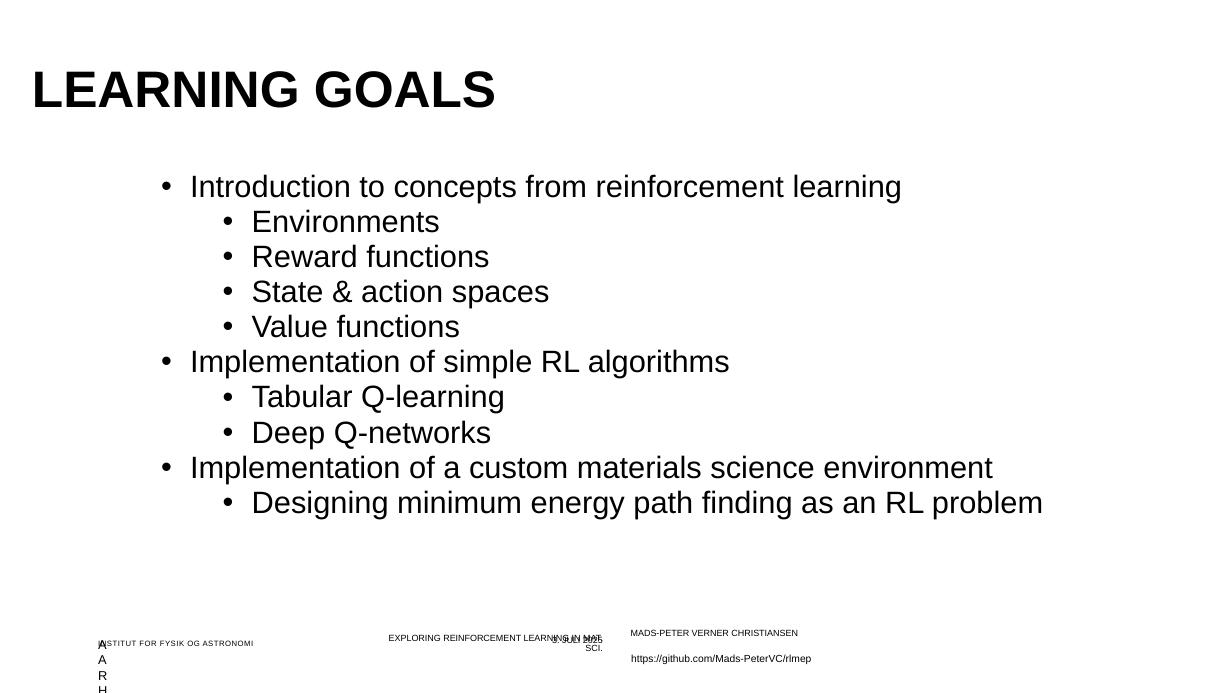
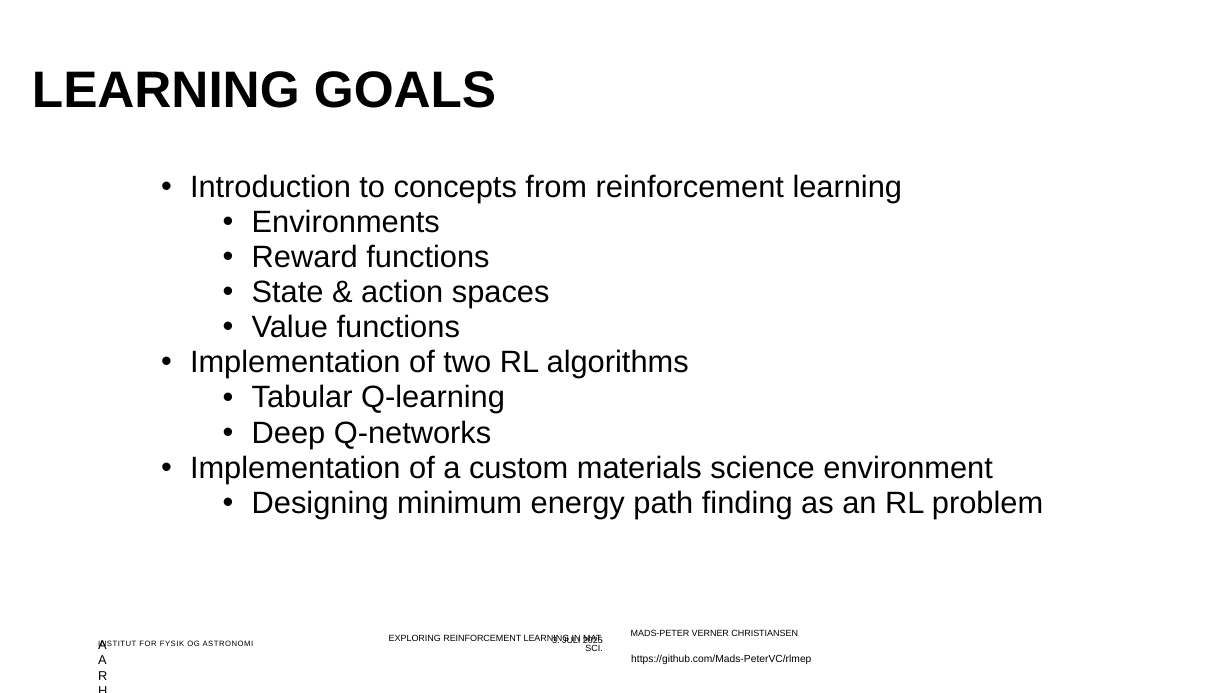
Before and after one commit to Mads-PeterVC/rlmep, a slide deck: slide 3 of slides/slides.pptx. Drawn at 1232x693 pixels with LibreOffice and Linux fonts; fonts in the diff are those of the drawing; background and template pictures are left out. Boxes give left, top, right and bottom in pixels: in the first picture for what was removed or moved away, otherwise in the second. Text is boxed around its words. In the diff, an @@ line names an element or a change of style, - is before the commit and + after.

```diff
--- a/slides/slides.pptx
+++ b/slides/slides.pptx
@@ text at (190,349,689,378): text changed @@
-• Implementation of simple RL algorithms
+• Implementation of two RL algorithms
```
Also in this commit, not shown: 7 other slides changed, 8 slides added, 1 slide removed.
